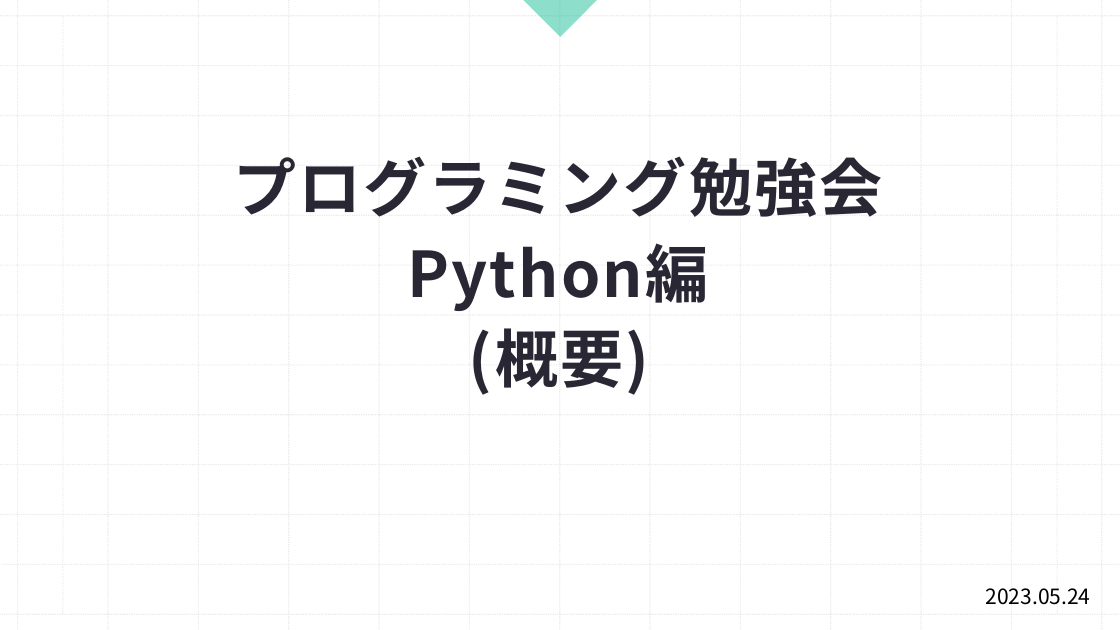
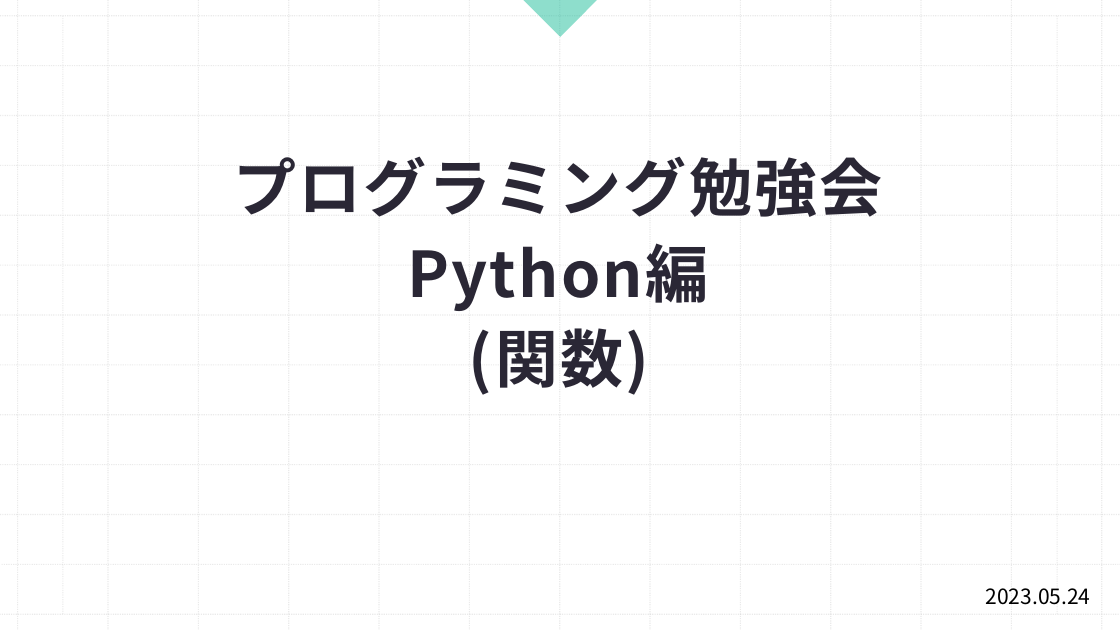
Before and after one commit to Shohei1129/Python_traning, a slide deck: slide 1 of プログラミング勉強会Python編(3.関数).pptx. Drawn at 1120x630 pixels with LibreOffice and Linux fonts; fonts in the diff are those of the drawing. Boxes give left, top, right and bottom in pixels: in the first picture for what was removed or moved away, otherwise in the second. Text is boxed around its words. In the diff, an @@ line names an element or a change of style, - is before the commit and + after.

```diff
--- a/プログラミング勉強会Python編(3.関数).pptx
+++ b/プログラミング勉強会Python編(3.関数).pptx
@@ title at (x1=233, y1=156, x2=882, y2=395): text changed @@
-プログラミング勉強会
-Python編
-(概要)
+プログラミング勉強会
+Python編
+(関数)
```
Also in this commit, not shown: 1 other slide changed, 11 slides added, 23 slides removed.
